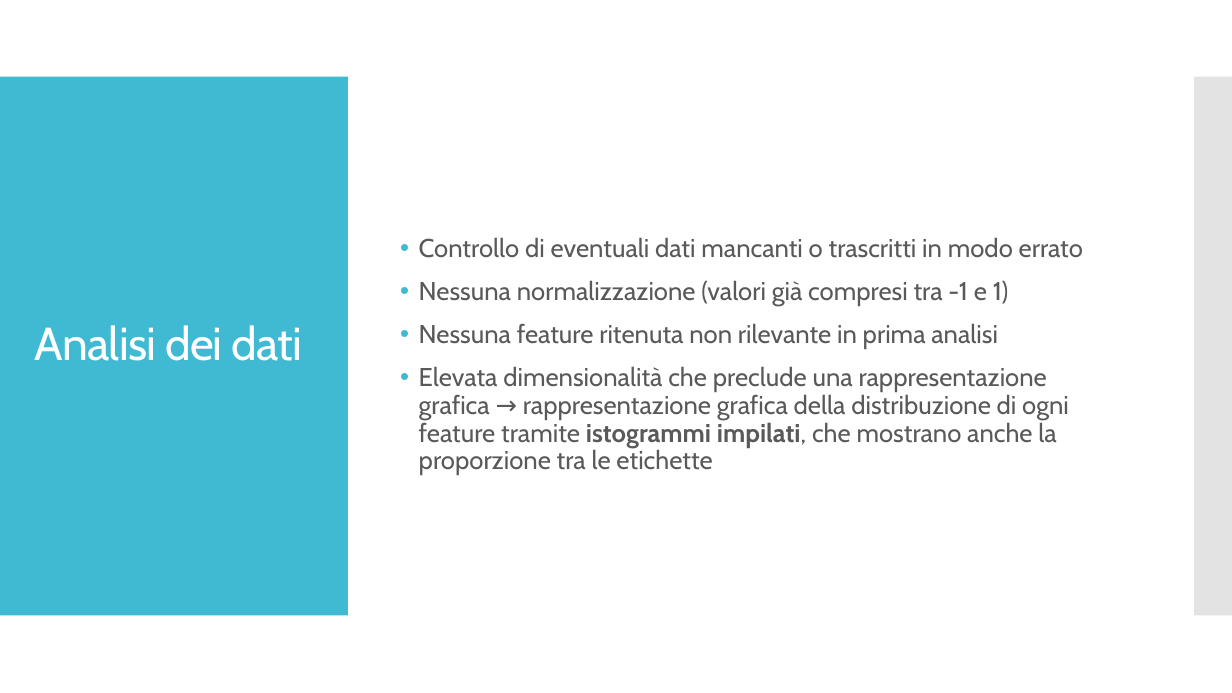
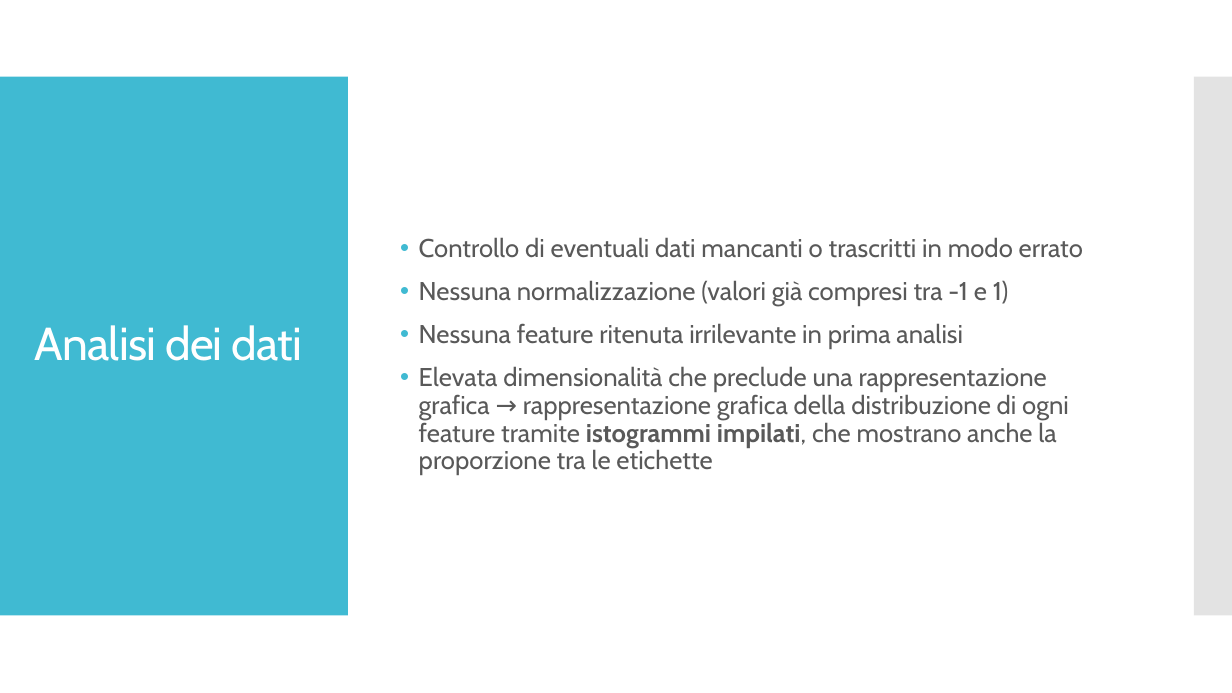
Before and after one commit to gianlubiscotto/Data-Analysis-and-Data-Mining, a slide deck: slide 4 of slide.pptx. Drawn at 1232x693 pixels with LibreOffice and Linux fonts; fonts in the diff are those of the drawing. Boxes give left, top, right and bottom in pixels: in the first picture for what was removed or moved away, otherwise in the second. Text is boxed around its words. In the diff, an @@ line names an element or a change of style, - is before the commit and + after.

```diff
--- a/slide.pptx
+++ b/slide.pptx
@@ text at box(419, 323, 963, 349): text changed @@
-• Nessuna feature ritenuta non rilevante in prima analisi
+• Nessuna feature ritenuta irrilevante in prima analisi
```
Also in this commit, not shown: 5 other slides changed, 2 slides added, 1 slide removed.
